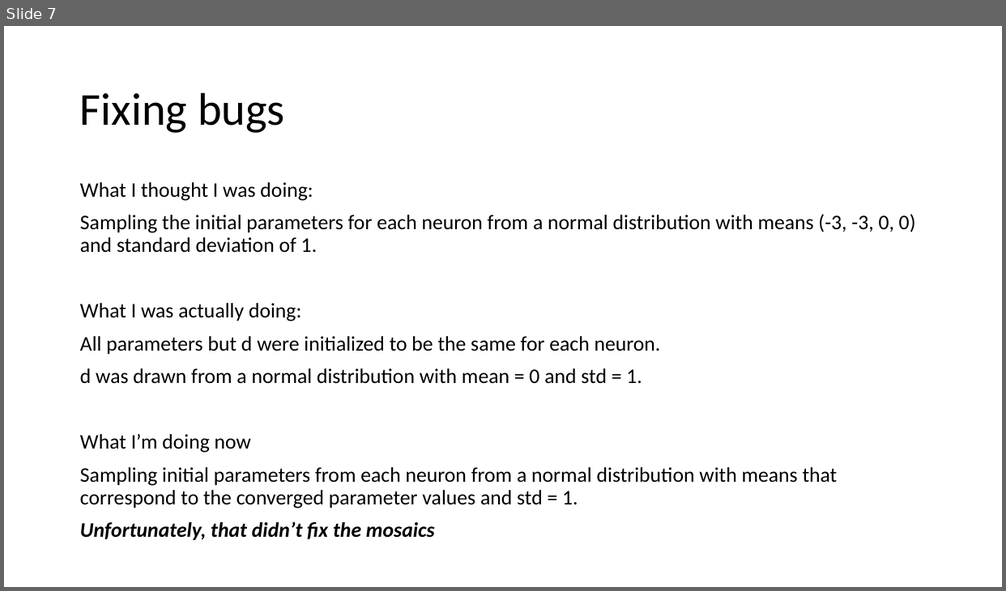
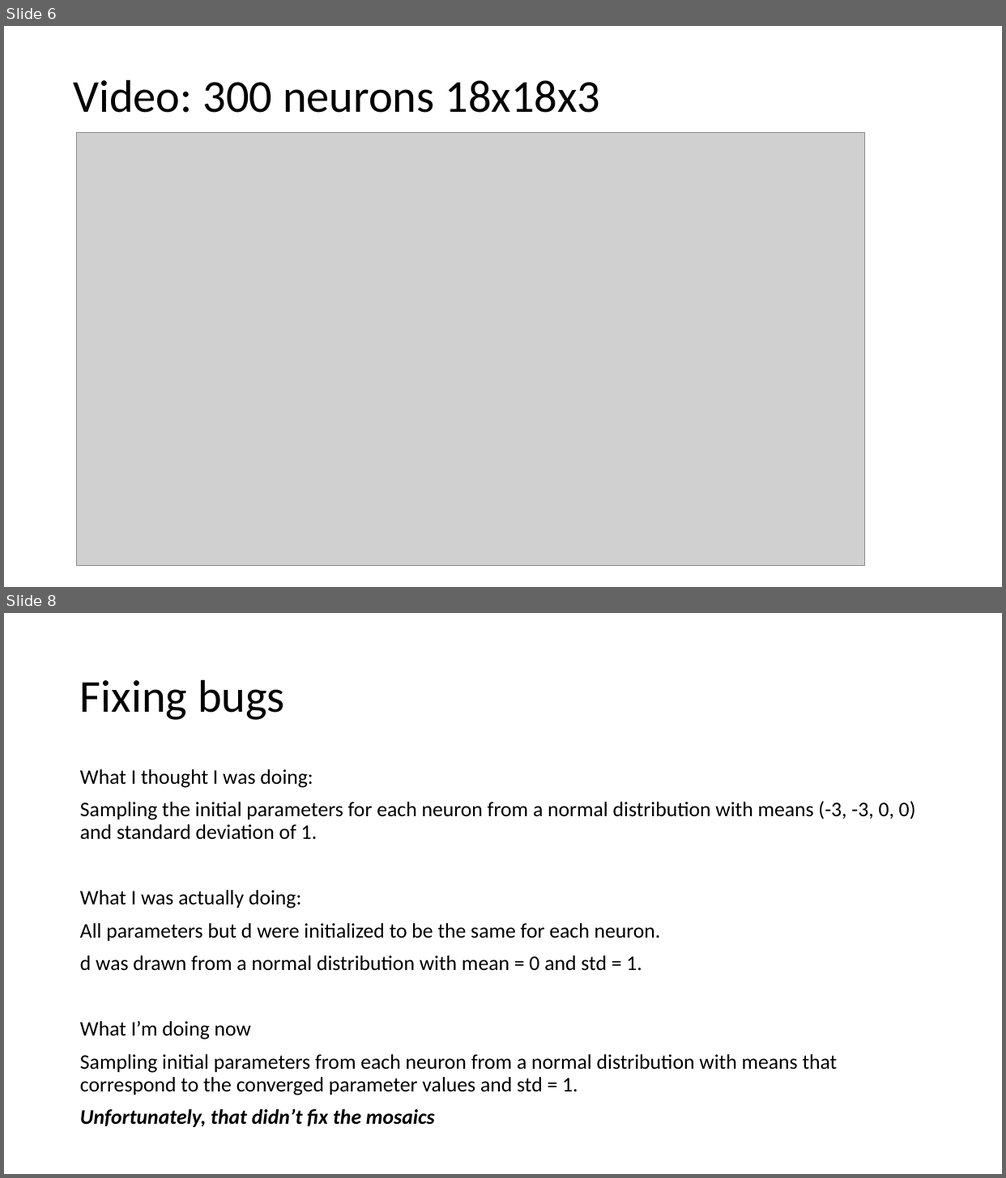
Before and after one commit to pearsonlab/efficientcodingcolor, a slide deck: Meetings/February_14th_2024.pptx. Shown one above the other, each under a label of ours: slide 7 before the commit, slides 6 and 8 after it; the slides between them are not shown. The pictures are 1006x591 and 1006x1178 pixels, drawn with LibreOffice and Linux fonts; fonts in the diff are those of the drawing; grey boxes stand for pictures. Boxes give left, top, right and bottom in pixels: in the first picture for what was removed or moved away, otherwise in the second. Text is boxed around its words. In the diff, an @@ line names an element or a change of style, - is before the commit and + after.

```diff
--- a/Meetings/February_14th_2024.pptx
+++ b/Meetings/February_14th_2024.pptx
@@ slide 6 added at (4,26,1002,587), background #FFFFFF @@
@@ title added at (73,79,600,113), 44 pt, text #000000 @@
+Video: 300 neurons 18x18x3
@@ picture added at (77,132,865,566) @@
@@ what was slide 7 is now slide 8 @@
```
Also in this commit, not shown: 2 slides changed, 2 other slides added, 3 slides removed, 3 other files.
